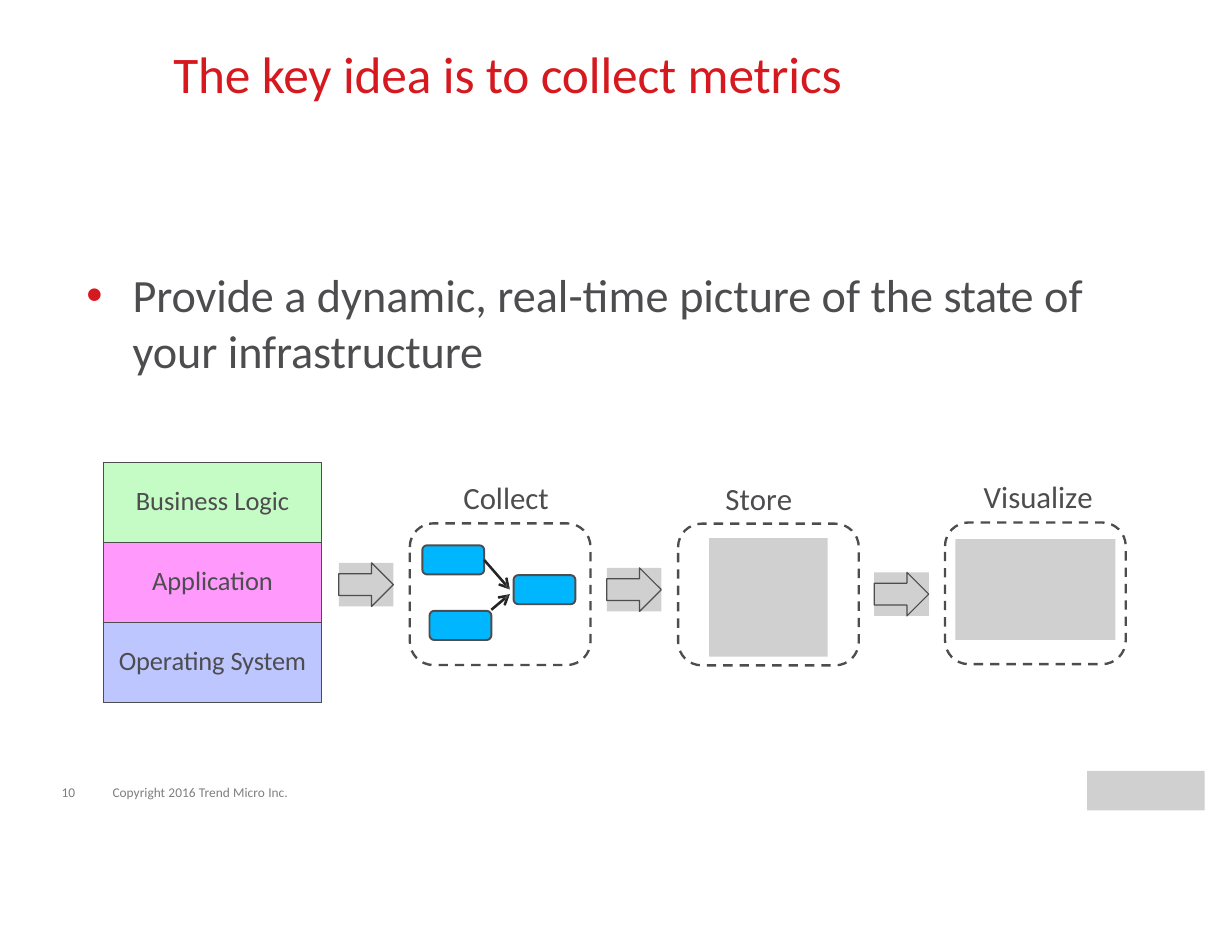
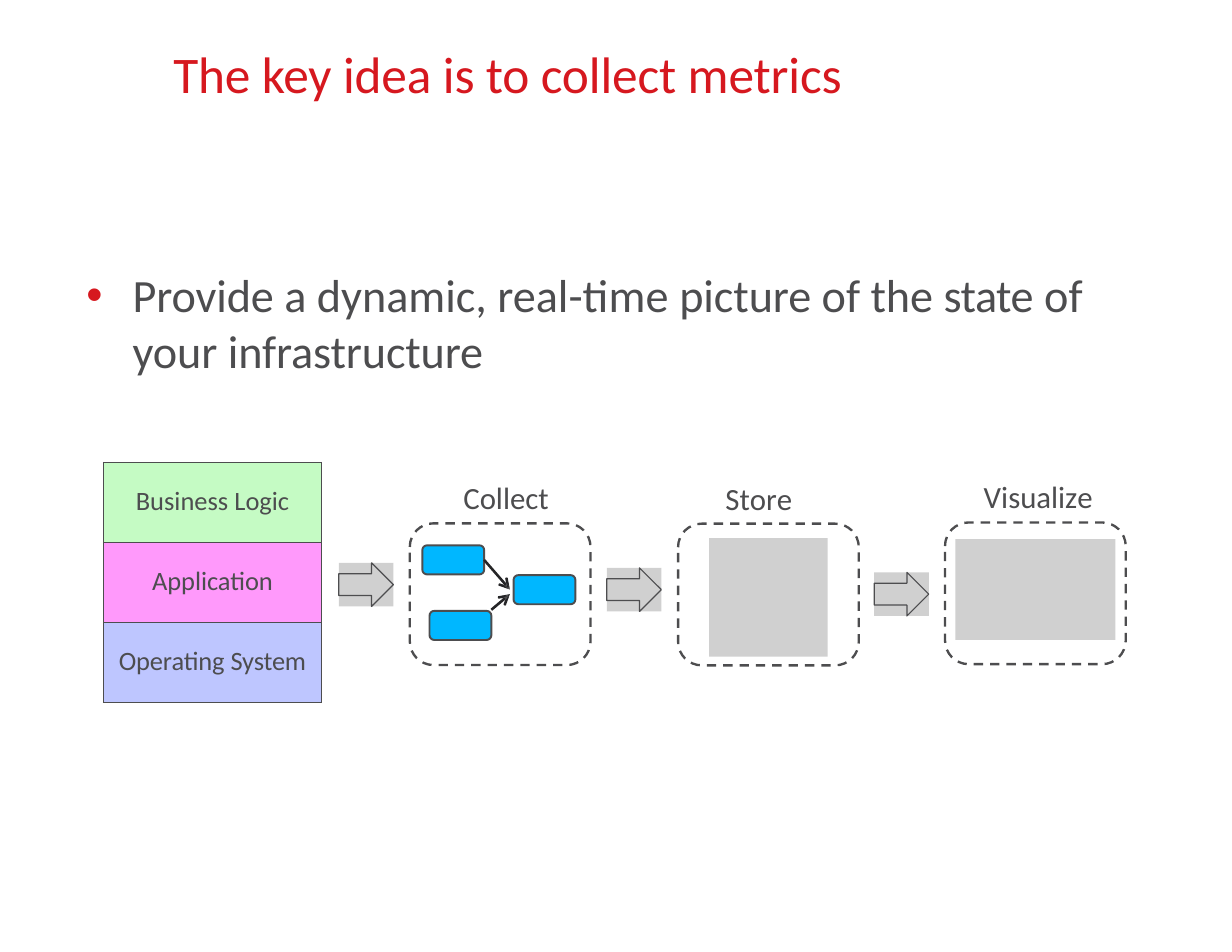
Before and after one commit to vu-resilient-distributed-systems/lectures-fall-2019, a slide deck: slide 35 of Module-4-Finding-Failures/04_1-monitoring.pptx. Drawn at 1232x952 pixels with LibreOffice and Linux fonts; fonts in the diff are those of the drawing; grey boxes stand for pictures; background and template pictures are left out. Boxes give left, top, right and bottom in pixels: in the first picture for what was removed or moved away, otherwise in the second. Text is boxed around its words. In the diff, an @@ line names an element or a change of style, - is before the commit and + after.

Commit message:
update

```diff
--- a/Module-4-Finding-Failures/04_1-monitoring.pptx
+++ b/Module-4-Finding-Failures/04_1-monitoring.pptx
@@ picture removed at (1088, 771, 1205, 810) @@
@@ text removed at (62, 788, 76, 797) @@
-10
@@ text removed at (113, 788, 287, 799) @@
-Copyright 2016 Trend Micro Inc.
```
Also in this commit, not shown: 1 other slide changed.
